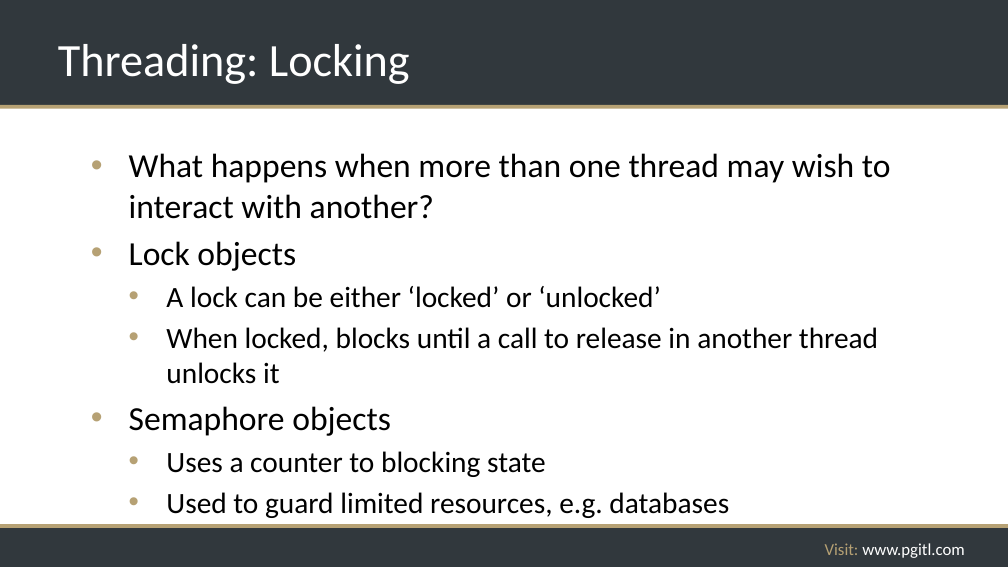
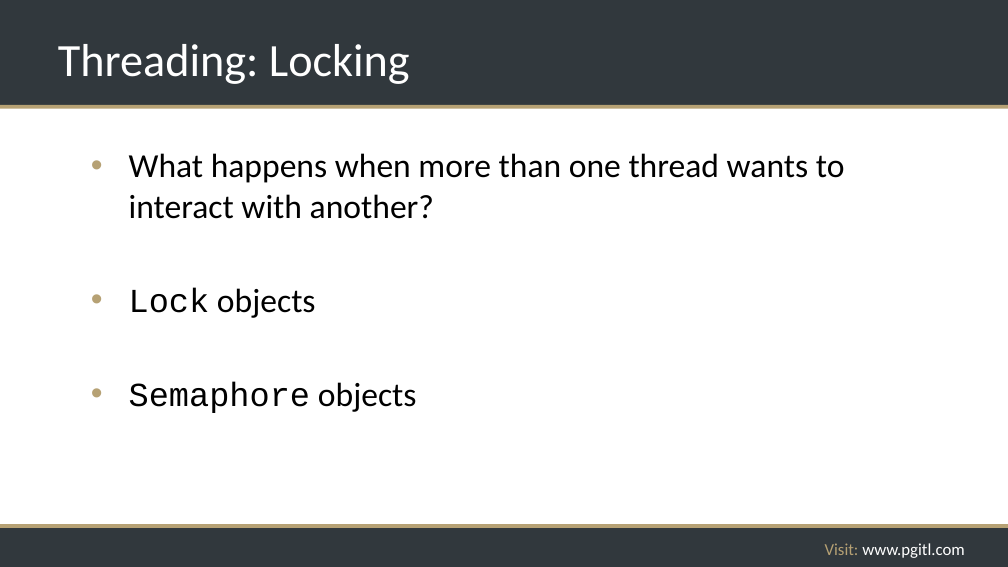
Before and after one commit to rikkouri/project-a, a slide deck: slide 166 of Programming Foundations.pptx (slide 164 before the commit). Drawn at 1008x567 pixels with LibreOffice and Linux fonts; fonts in the diff are those of the drawing; background and template pictures are left out. Boxes give left, top, right and bottom in pixels: in the first picture for what was removed or moved away, otherwise in the second. Text is boxed around its words. In the diff, an @@ line names an element or a change of style, - is before the commit and + after.

```diff
--- a/Programming Foundations.pptx
+++ b/Programming Foundations.pptx
@@ text at [129, 153, 845, 219]: text changed @@
-• What happens when more than one thread may wish to interact with another?
+• What happens when more than one thread wants to interact with another?
@@ text at [129, 287, 417, 413]: font Calibri to Courier New in "Lock", "Semaphore" @@
@@ text at [166, 286, 878, 384]: paragraphs removed @@
-  • A lock can be either ‘locked’ or ‘unlocked’
-  • When locked, blocks until a call to release in another thread unlocks it
@@ text at [166, 451, 729, 518]: paragraphs removed @@
-  • Uses a counter to blocking state
-  • Used to guard limited resources, e.g. databases
```
Also in this commit, not shown: 14 other slides changed, 6 slides added, 4 slides removed, 3 other files.
